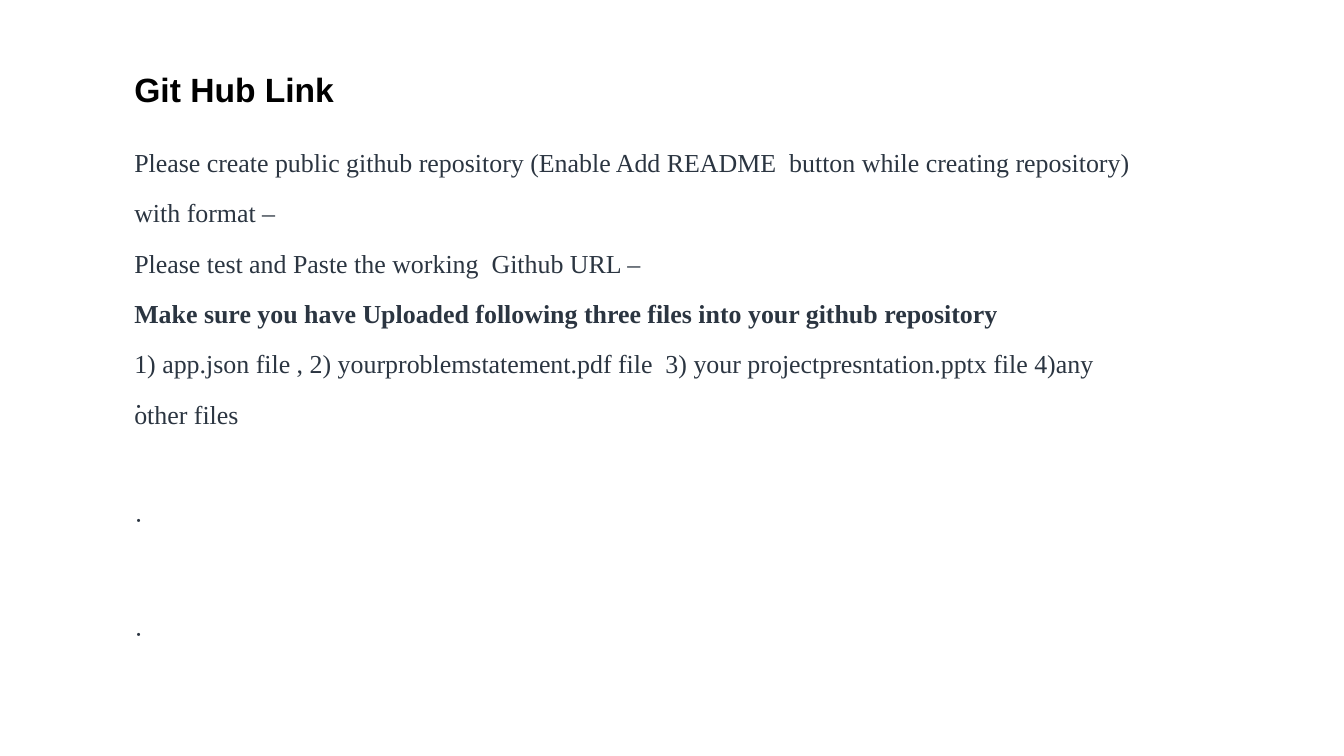
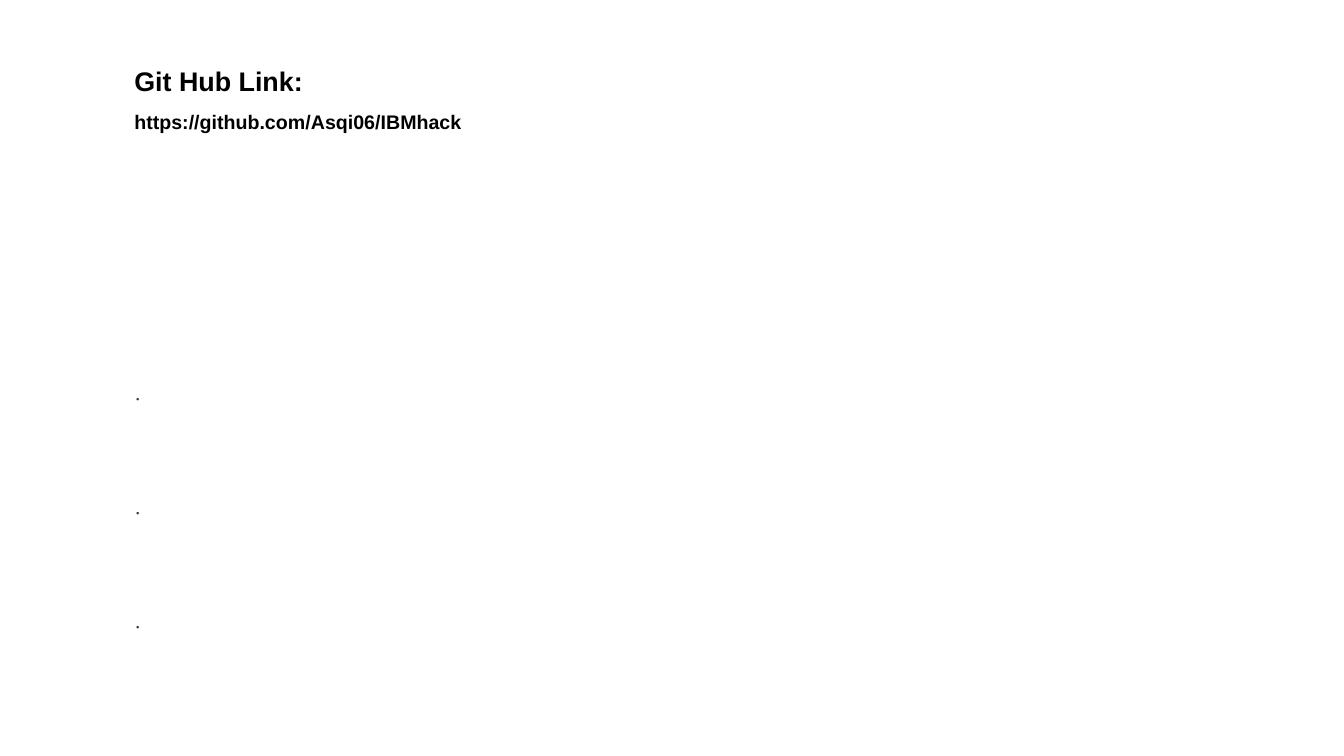
Before and after one commit to Asqi06/IBMhack, a slide deck: slide 10 of ibm.pptx (slide 12 before the commit). Drawn at 1344x756 pixels with LibreOffice and Linux fonts; fonts in the diff are those of the drawing. Boxes give left, top, right and bottom in pixels: in the first picture for what was removed or moved away, otherwise in the second. Text is boxed around its words. In the diff, an @@ line names an element or a change of style, - is before the commit and + after.

```diff
--- a/ibm.pptx
+++ b/ibm.pptx
@@ text at bbox=[134, 71, 461, 133]: text changed; size 24 to 14 pt @@
-Git Hub Link
+Git Hub Link:
+https://github.com/Asqi06/IBMhack
@@ text removed at bbox=[134, 154, 1130, 425] @@
-Please create public github repository (Enable Add README button while creating repository) with format –
-Please test and Paste the working Github URL –
-Make sure you have Uploaded following three files into your github repository
-1) app.json file , 2) yourproblemstatement.pdf file 3) your projectpresntation.pptx file 4)any other files
@@ size 18.5 to 14.8 pt in 3 elements at bbox=[134, 370, 958, 455], bbox=[134, 485, 958, 570], bbox=[134, 599, 958, 641] @@
```
Also in this commit, not shown: 12 other slides changed, 2 slides removed, 10 other files.
